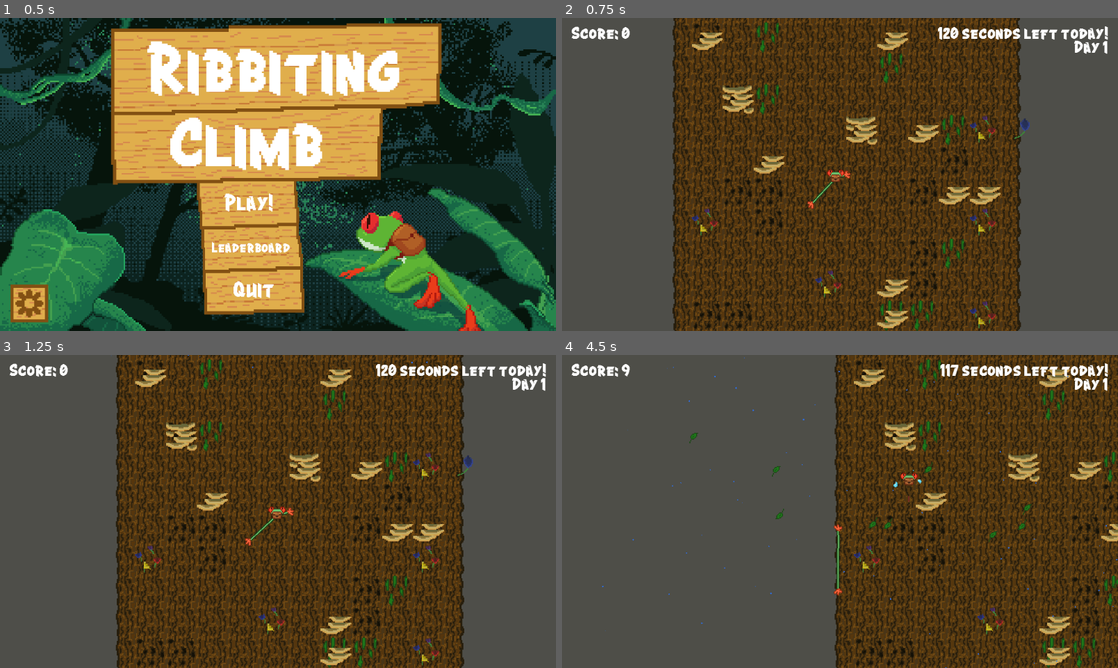
Above: before the commit, frames 1-4 (two rows, left to right).
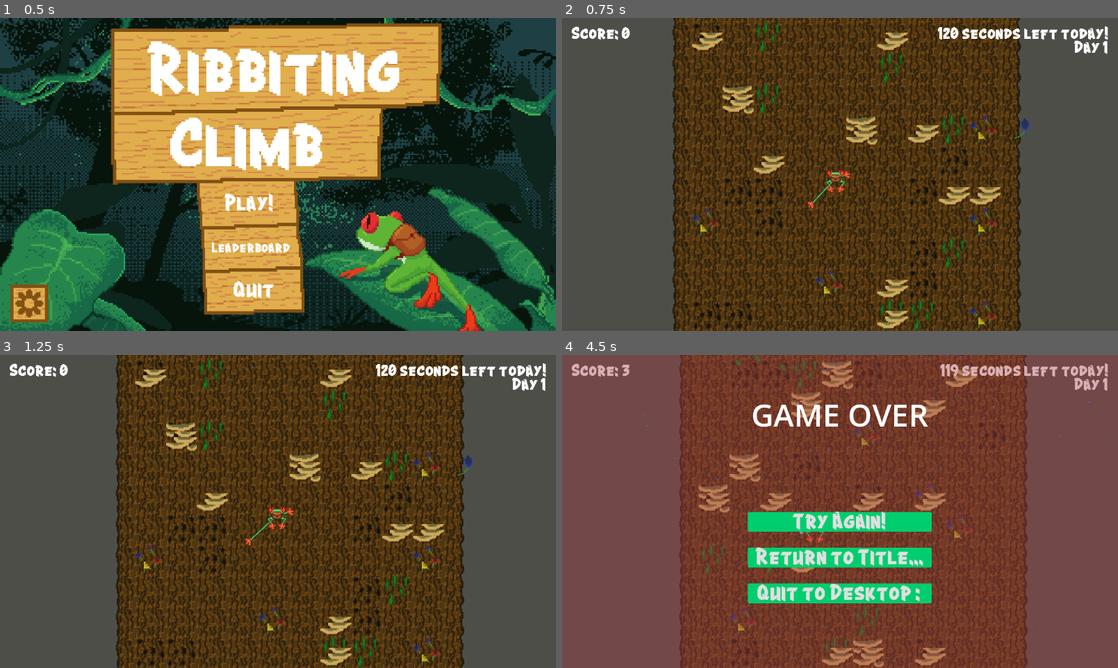
Above: after the commit, the same moments.

Repository: Team-Goose/brackeys-12-game-jam
Game: Godot game, scene res://game.tscn
Same seed, same stepped clock (60 frames per second), same inputs: the game is played once before the commit and once after it. Sound files missing from this copy of the repository are replaced by a short silence.
Inputs (mouse positions are in pixels of both pictures, inside the frame that each line leads up to):
- Up to frame 1 (0.5 s): no input
- Up to frame 2 (0.75 s): click "Play!" at 0.5 s
- Up to frame 3 (1.25 s): no input
- Up to frame 4 (4.5 s): move the mouse to (684, 652) at 1.27 s; press the mouse at (684, 652) at 1.28 s; hold Right (right) 1.28-2.03 s; move the mouse to (767, 621) at 2.02 s; release the mouse at (767, 621) at 2.03 s; hold Left (left) 2.03-2.75 s; click (767, 621) at 2.1 s; click (840, 520) at 2.75 s, where only the run after the commit has a clickable "Try Again!"; move the mouse to (840, 589) at 3.52 s; hold Right mouse button (r_click) 3.53-4.28 s; hold Right (right) from 3.53 s (still down); click (840, 589) at 3.8 s; move the mouse to (840, 558) at 4.27 s; click (840, 558) at 4.35 s

Frame 1 is identical in both runs. In frame 2, less than 0.1% of the frame differs, in the area x 47-51%, y 51-56%; in frame 3, less than 0.1%; in frame 4, 93%, in the area x 0-100%, y 0-100%.

Commit message:
timer tweaks

Diff:
--- a/scenes/Player.tscn
+++ b/scenes/Player.tscn
@@ -19,6 +19,10 @@
 [sub_resource type="AtlasTexture" id="AtlasTexture_46w7h"]
 atlas = ExtResource("2_rs4gg")
 region = Rect2(256, 40, 32, 16)
+
+[sub_resource type="AtlasTexture" id="AtlasTexture_1upf8"]
+atlas = ExtResource("4_35wrg")
+region = Rect2(608, 32, 32, 32)
 
 [sub_resource type="AtlasTexture" id="AtlasTexture_54vkk"]
 atlas = ExtResource("4_35wrg")
@@ -78,6 +82,9 @@
 scale = Vector2(2, 2)
 texture = SubResource("AtlasTexture_46w7h")
 
+[node name="Sprite2D" type="Sprite2D" parent="Forg"]
+texture = SubResource("AtlasTexture_1upf8")
+
 [node name="Camera2D" type="Camera2D" parent="Forg"]
 scale = Vector2(0.5, 0.5)
 limit_bottom = 648
@@ -124,7 +131,6 @@
 
 [node name="Label" type="Label" parent="Forg/Control"]
 visible = false
-layout_mode = 0
 offset_right = 40.0
 offset_bottom = 23.0
 
--- a/scripts/player.gd
+++ b/scripts/player.gd
@@ -17,7 +17,7 @@
 
 var active_hand_left := true
 var storm_strength := 0
-var stamina := 0.0
+var stamina := 3.0
 var player_alive := true
 var go_direction := Vector2((randf()-0.5) * 500.0, -500)
 var last_pos := Vector2(0.0, 0.0)
@@ -35,8 +35,13 @@
 		var result := get_world_2d().direct_space_state.intersect_point(params, 1)
 		if result.size() == 1:
 			var tree_cell: TreeCell = result.front().collider.get_parent()
-			stamina = (float(tree_cell.hold_strength) / float(storm_strength)) * (stamina if stamina > 0.0 else 1.0)
+
+			stamina = (float(tree_cell.hold_strength) / float(storm_strength)) * stamina + 0.1
+			print(str(stamina).pad_decimals(2))
+
 			timer.start(stamina)
+			if tree_cell.hold_strength >= storm_strength: timer.stop()
+
 			if active_hand_left:
 				lhand.global_position = tree_cell.global_position
 			else:
Binary file changed: assets/GameJamSpriteSheet.png
Not shown: 1 places in scenes/Player.tscn that only renumber resources
